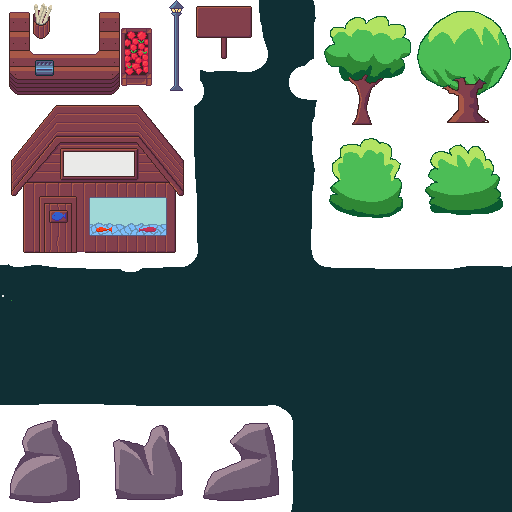
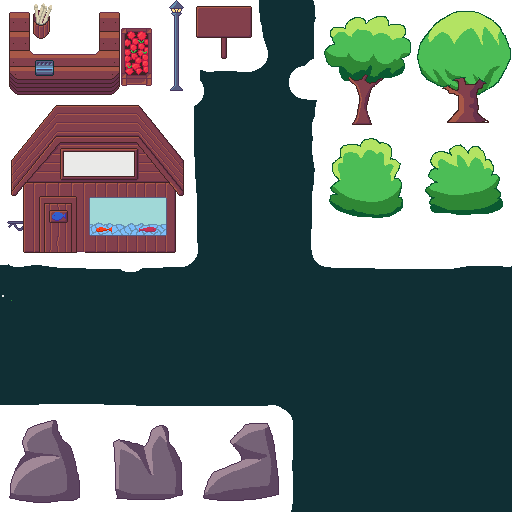
Revision of a layered 512 x 512 image; what changed, layer by layer:
added layer "Capa de pintura 9" above "Capa de pintura 11 Fusionadas" over [7,221,23,231]
painted on "Capa de pintura 11 Fusionadas" over [7,221,23,231]
painted on "Capa de pintura 3 Fusionadas" (2nd of 2) over [7,221,23,231]
painted on "Capa de pintura 2" over [7,221,23,231]
